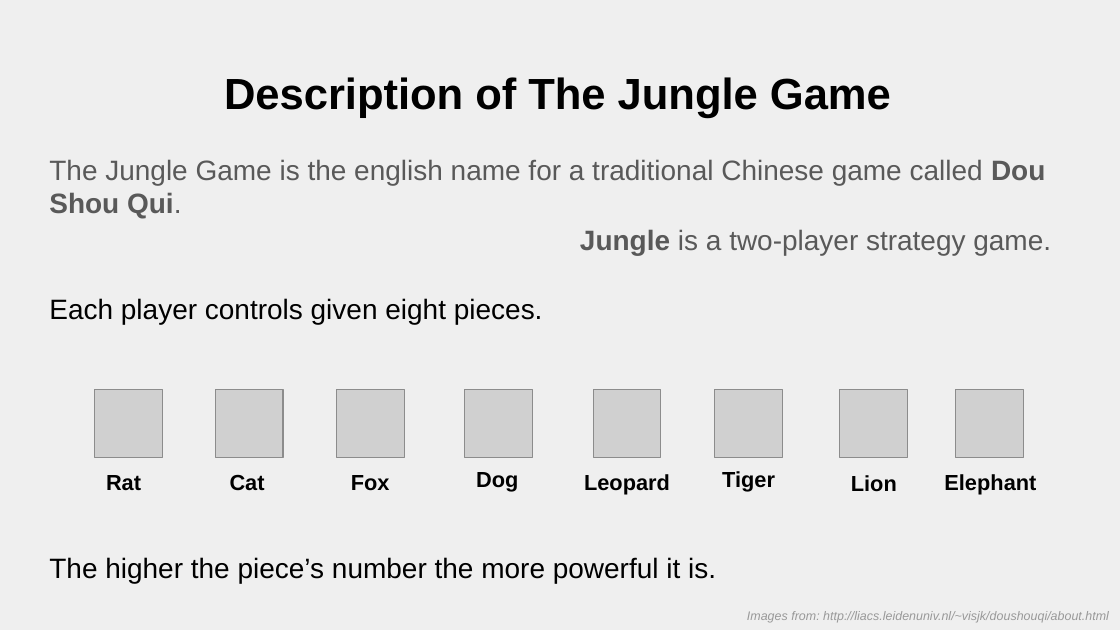
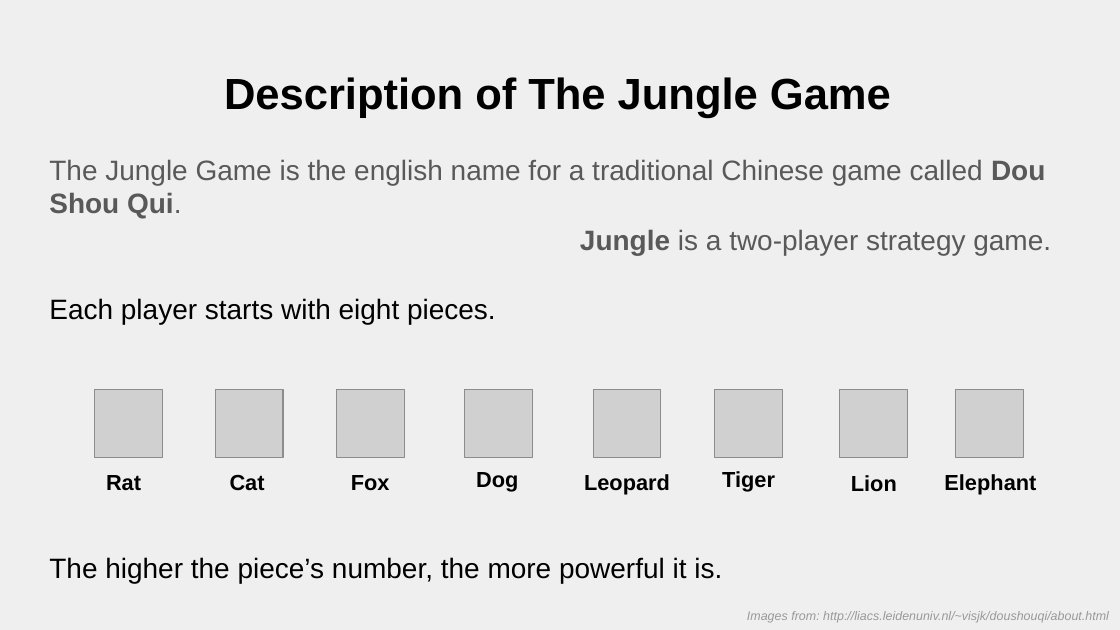
Before and after one commit to amgunden/cs414-f17-301-chessire-coders, a slide deck: slide 2 of P1/Presentation.pptx. Drawn at 1120x630 pixels with LibreOffice and Linux fonts; fonts in the diff are those of the drawing; grey boxes stand for pictures. Boxes give left, top, right and bottom in pixels: in the first picture for what was removed or moved away, otherwise in the second. Text is boxed around its words. In the diff, an @@ line names an element or a change of style, - is before the commit and + after.

```diff
--- a/P1/Presentation.pptx
+++ b/P1/Presentation.pptx
@@ text at (49, 298, 496, 324): text changed @@
-Each player controls given eight pieces.
+Each player starts with eight pieces.
@@ text at (49, 557, 722, 584): text changed @@
-The higher the piece’s number the more powerful it is.
+The higher the piece’s number, the more powerful it is.
```
Also in this commit, not shown: 3 other slides changed.
